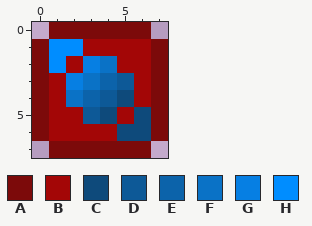
Pixel-art sprite: Resources/Textures/Interface/Misc/job_icons.rsi/NanotrasenRed.png. Above: the version before the commit.
The file is 8x8 pixels. Colours within 5 levels of each other are drawn and written as one.
Palette (. is transparent): A #7c0a0a  B #a30606  C #0e4a7b  D #0d5997  E #0c63aa  F #0a72c6  G #067fe3  H #008dff
Once edited:
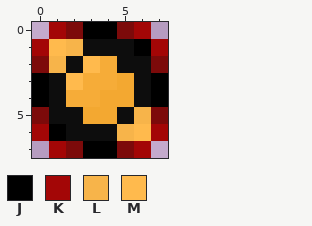
Colours new in this view: J #000000  K #a30606  L #f7b44a  M #ffba4d
Diff:
@@ palette @@
-B #a30606
+B #0d0d0d
-D #0d5997
+D #f3a831
-F #0a72c6
+F #f6ac38
@@ x 0..7 @@
-0 .AAAAAA.
-1 AHHBBBBA
-2 AHBGFBBA
-3 ABGFEDBA
-4 ABFEDCBA
-5 ABBDCBCA
-6 ABBBBCCA
-7 .AAAAAA.
+0 .KAJJAK.
+1 KMLBBBJK
+2 ALBMFBBA
+3 JBMFFDBJ
+4 JBFFDDBJ
+5 ABBDDBLA
+6 KJBBBLMK
+7 .KAJJAK.
Where, in picture pixels (left, top, right, bottom), the same in both pictures:
changed: (32, 22, 168, 158)
